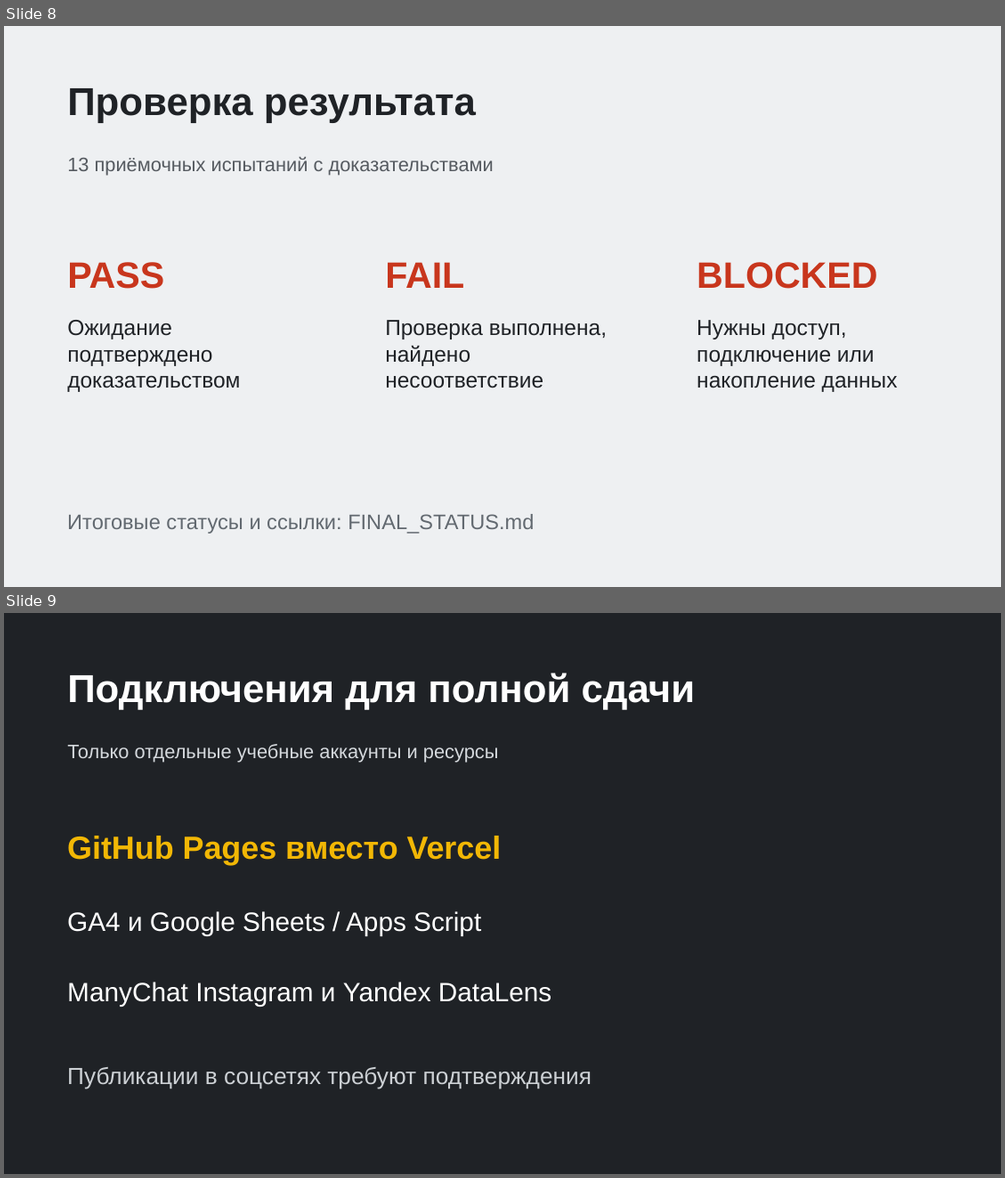
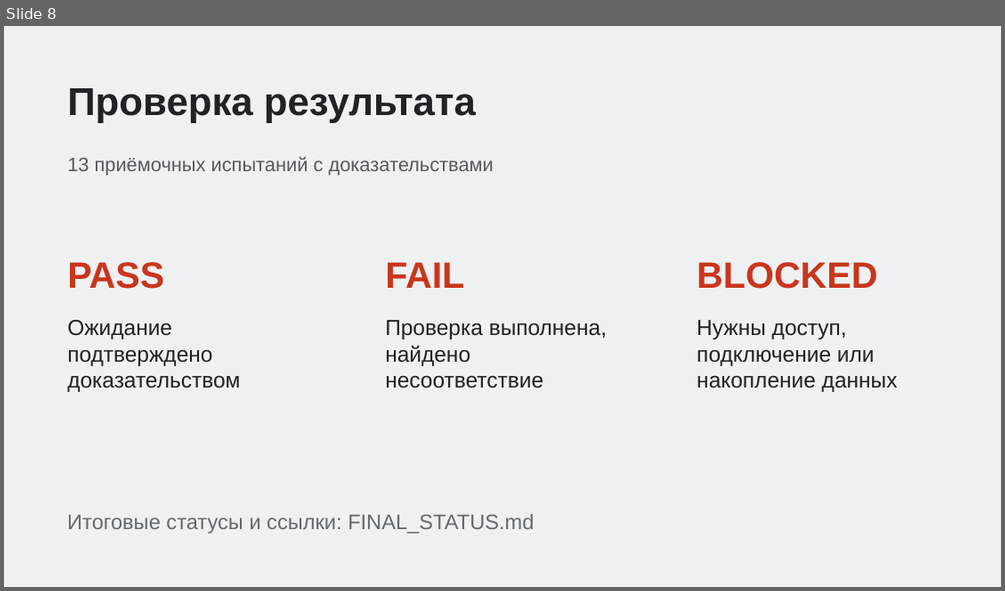
Before and after one commit to lastuser55556/kursovaya_rabota, a slide deck: deliverables/defense.pptx. Shown one above the other, each under a label of ours: slides 8 and 9 before the commit, slide 8 after it. The pictures are 1005x1178 and 1005x591 pixels, drawn with LibreOffice and Linux fonts; fonts in the diff are those of the drawing. Boxes give left, top, right and bottom in pixels: in the first picture for what was removed or moved away, otherwise in the second. Text is boxed around its words. In the diff, an @@ line names an element or a change of style, - is before the commit and + after.

```diff
--- a/deliverables/defense.pptx
+++ b/deliverables/defense.pptx
@@ slide 9 removed at [4,613,1001,1174], background #1F2226 @@
@@ text removed at [67,673,696,710] @@
-Подключения для полной сдачи
@@ text removed at [67,744,499,763] @@
-Только отдельные учебные аккаунты и ресурсы
@@ text removed at [67,835,502,865] @@
-GitHub Pages вместо Vercel
@@ text removed at [67,911,481,936] @@
-GA4 и Google Sheets / Apps Script
@@ text removed at [67,981,551,1005] @@
-ManyChat Instagram и Yandex DataLens
@@ text removed at [67,1067,592,1088] @@
-Публикации в соцсетях требуют подтверждения
```
Also in this commit, not shown: 1 slide changed, 1 slide added, 32 other files.
